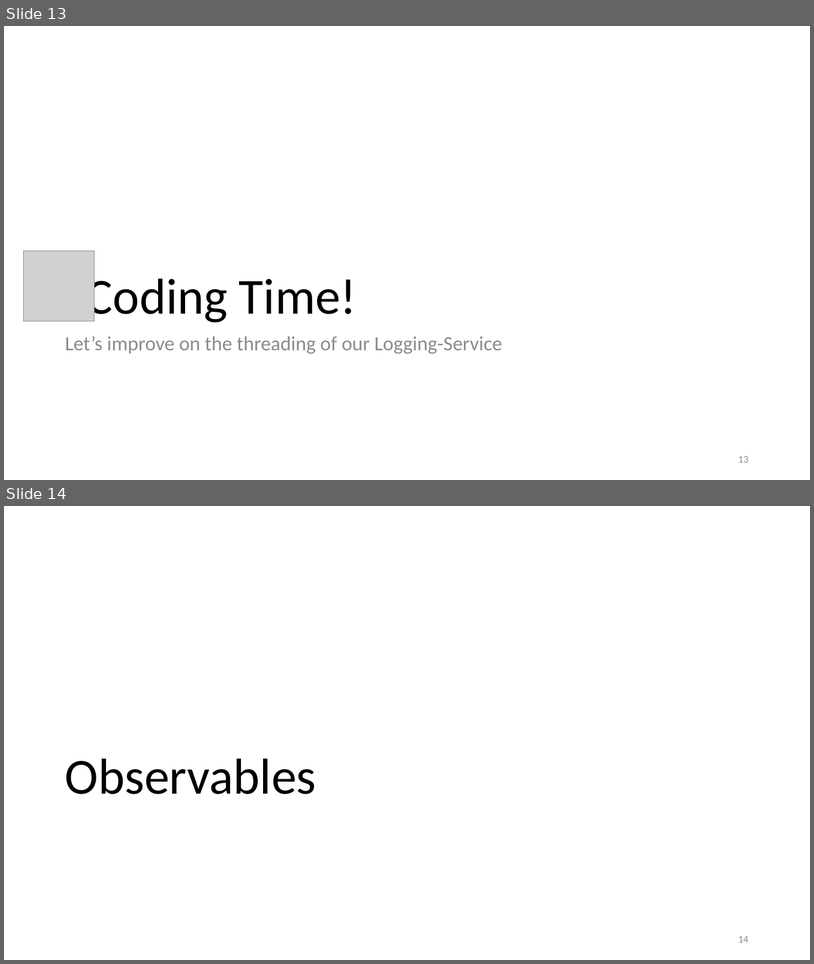
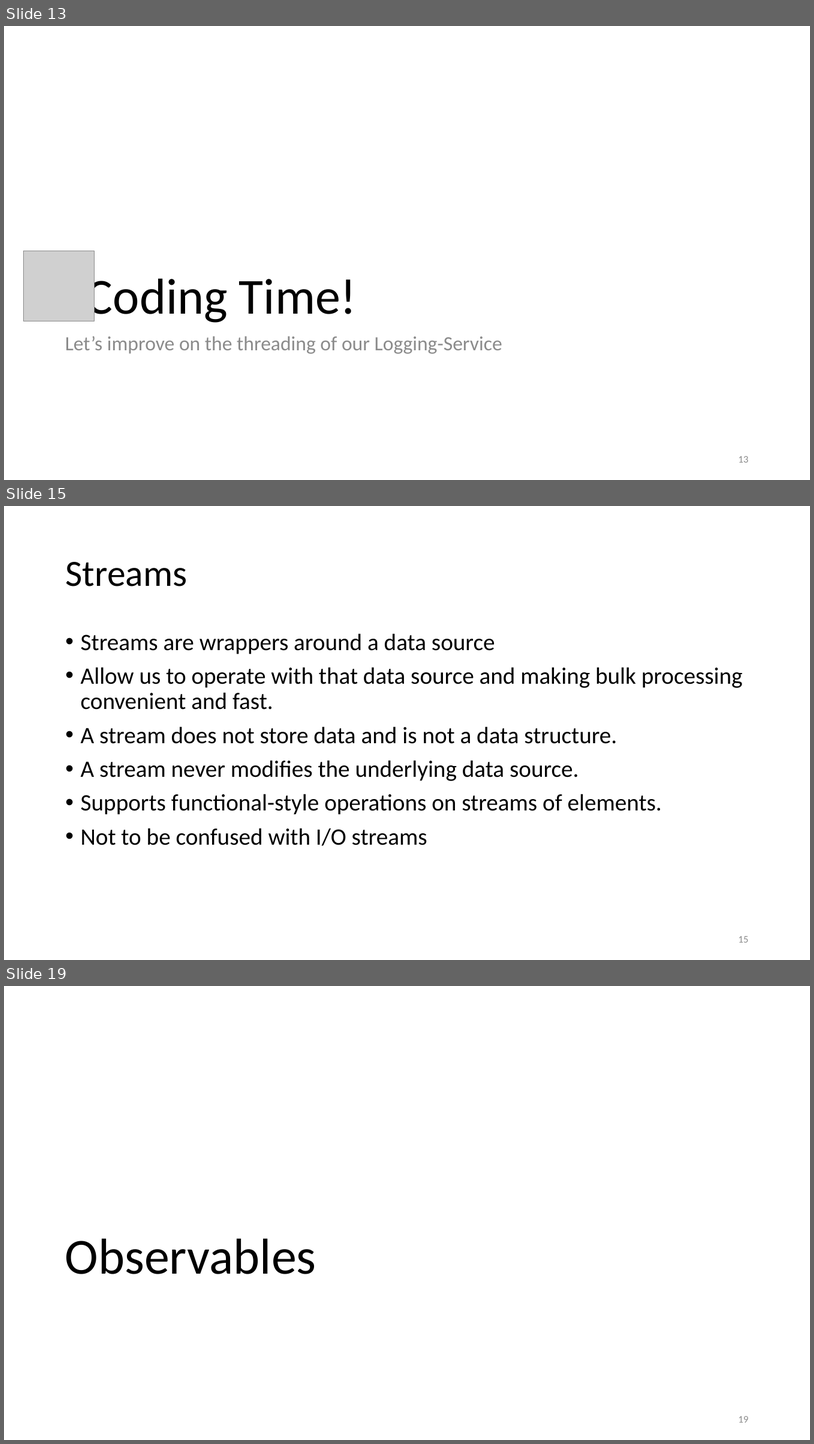
Before and after one commit to jpenniman/java-ms-training, a slide deck: slide-decks/Asynchronous-programming-Part-2.pptx. Shown one above the other, each under a label of ours: slides 13 and 14 before the commit, slides 13, 15 and 19 after it; the slides between them are not shown. The pictures are 814x964 and 814x1444 pixels, drawn with LibreOffice and Linux fonts; fonts in the diff are those of the drawing; grey boxes stand for pictures; background and template pictures are left out. Boxes give left, top, right and bottom in pixels: in the first picture for what was removed or moved away, otherwise in the second. Text is boxed around its words. In the diff, an @@ line names an element or a change of style, - is before the commit and + after.

Commit message:
Streams

```diff
--- a/slide-decks/Asynchronous-programming-Part-2.pptx
+++ b/slide-decks/Asynchronous-programming-Part-2.pptx
@@ slide 15 added at [4, 506, 810, 960], background #FFFFFF @@
@@ title added at [65, 562, 187, 586], 44 pt, text #000000 @@
+Streams
@@ text added at [81, 633, 743, 846], 28 pt, text #000000 @@
+• Streams are wrappers around a data source
+• Allow us to operate with that data source and making bulk processing convenient and fast.
+• A stream does not store data and is not a data structure.
+• A stream never modifies the underlying data source.
+• Supports functional-style operations on streams of elements.
+• Not to be confused with I/O streams
@@ page number added at [738, 936, 749, 942], 12 pt, text #8C8C8C @@
+15
@@ what was slide 14 is now slide 19 @@
@@ page number at [738, 1416, 749, 1422]: text changed @@
-14
+19
```
Also in this commit, not shown: 5 other slides added.
